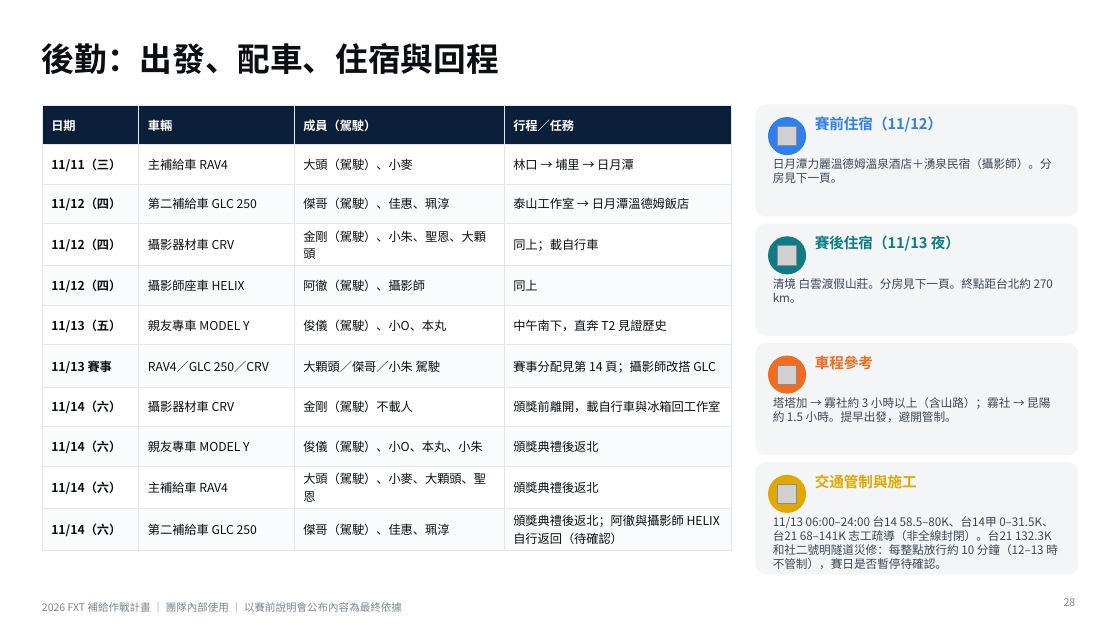
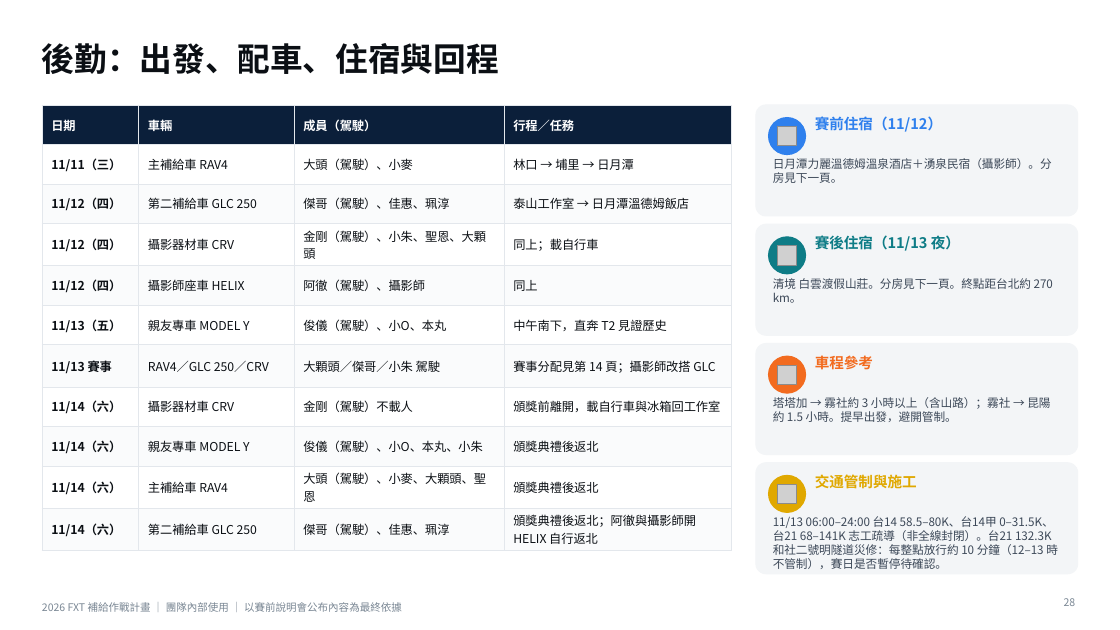
Before and after one commit to powermovebboy-sys/Race-site, a slide deck: slide 28 of deck/2026_FXT_補給作戰計畫.pptx. Drawn at 1120x630 pixels with LibreOffice and Linux fonts; fonts in the diff are those of the drawing; grey boxes stand for pictures. Boxes give left, top, right and bottom in pixels: in the first picture for what was removed or moved away, otherwise in the second. Text is boxed around its words. In the diff, an @@ line names an element or a change of style, - is before the commit and + after.

```diff
--- a/deck/2026_FXT_補給作戰計畫.pptx
+++ b/deck/2026_FXT_補給作戰計畫.pptx
@@ table at [42, 105, 731, 548] @@
-row 11, column 4: 頒獎典禮後返北；阿徹與攝影師 HELIX 自行返回（待確認）
+row 11, column 4: 頒獎典禮後返北；阿徹與攝影師開 HELIX 自行返北
```
Also in this commit, not shown: 6 other slides changed, 3 other files.
